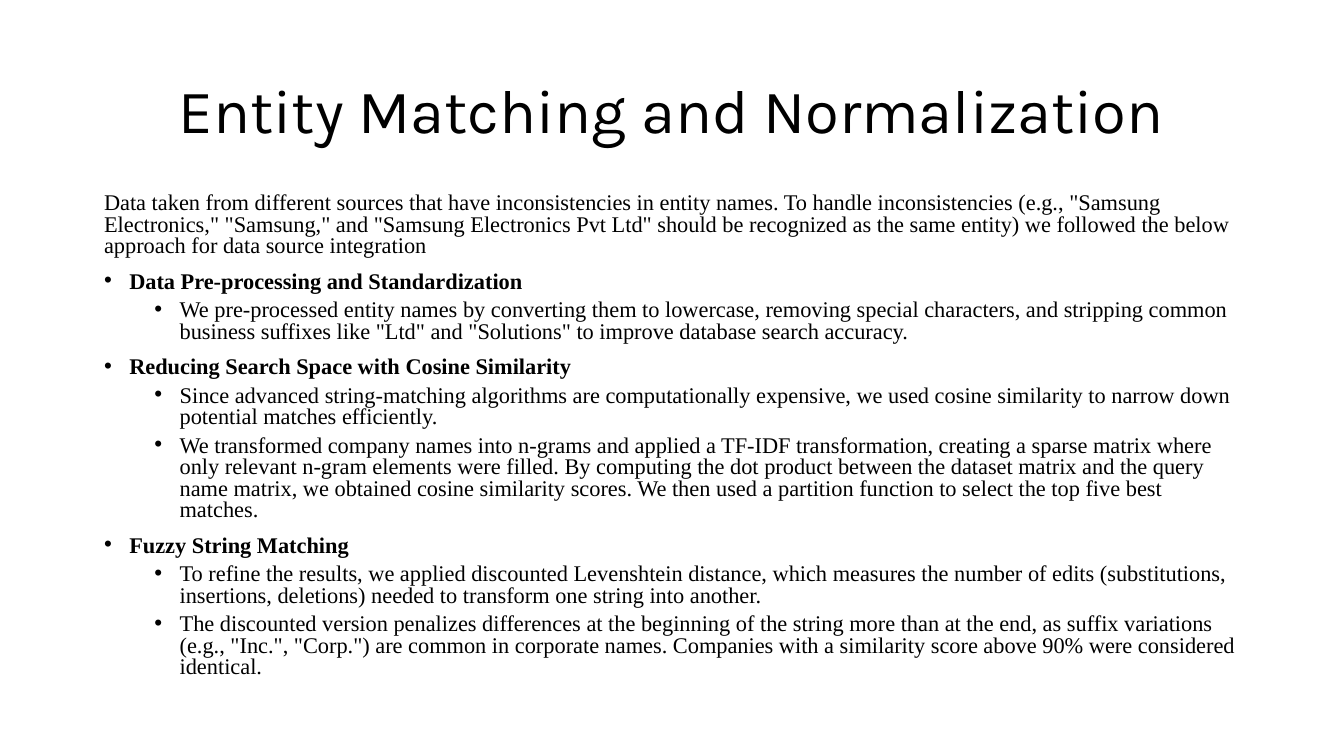
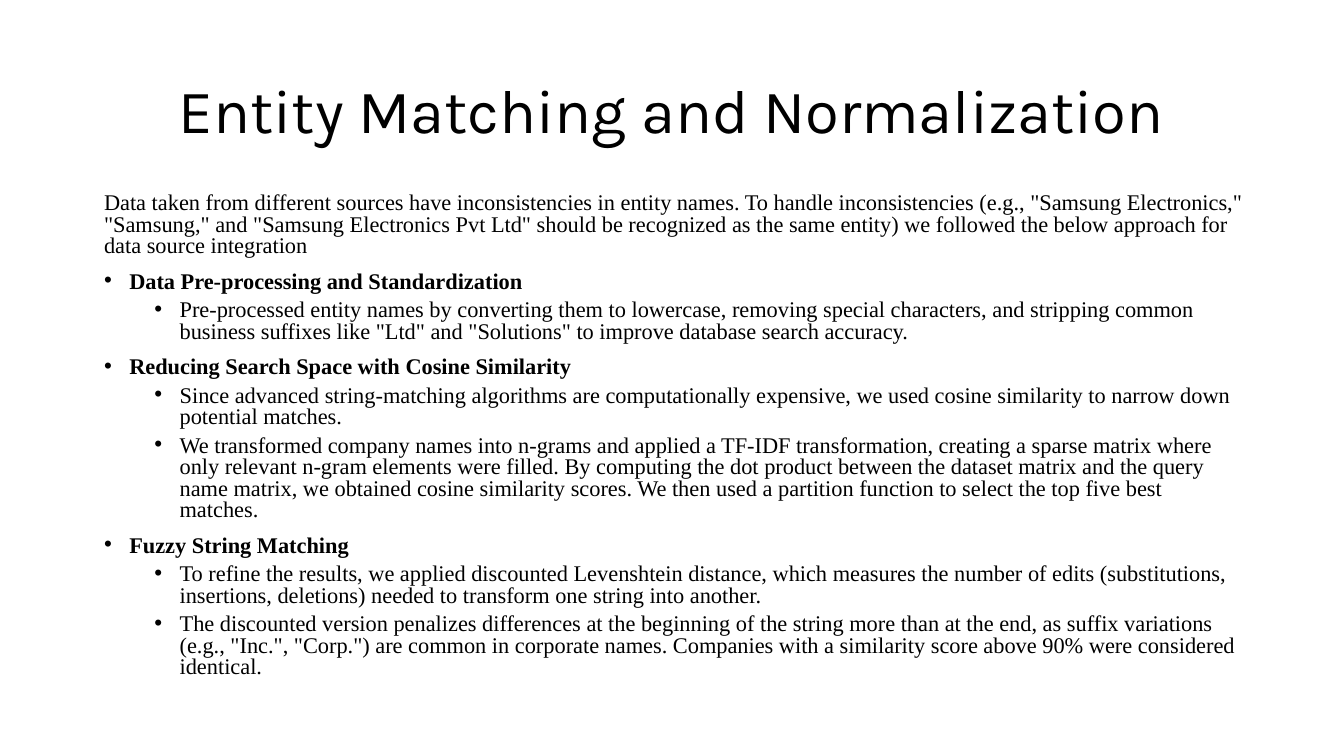
Before and after one commit to ewfx/aidel-load-runners, a slide deck: slide 8 of artifacts/demo/RiskAnalysis.pptx. Drawn at 1344x756 pixels with LibreOffice and Linux fonts; fonts in the diff are those of the drawing. Boxes give left, top, right and bottom in pixels: in the first picture for what was removed or moved away, otherwise in the second. Text is boxed around its words. In the diff, an @@ line names an element or a change of style, - is before the commit and + after.

```diff
--- a/artifacts/demo/RiskAnalysis.pptx
+++ b/artifacts/demo/RiskAnalysis.pptx
@@ text at (104, 194, 1242, 258): text changed @@
-Data taken from different sources that have inconsistencies in entity names. To handle inconsistencies (e.g., "Samsung Electronics," "Samsung," and "Samsung Electronics Pvt Ltd" should be recognized as the same entity) we followed the below approach for data source integration
+Data taken from different sources have inconsistencies in entity names. To handle inconsistencies (e.g., "Samsung Electronics," "Samsung," and "Samsung Electronics Pvt Ltd" should be recognized as the same entity) we followed the below approach for data source integration
@@ text at (180, 301, 1193, 344): text changed @@
-  • We pre-processed entity names by converting them to lowercase, removing special characters, and stripping common business suffixes like "Ltd" and "Solutions" to improve database search accuracy.
+  • Pre-processed entity names by converting them to lowercase, removing special characters, and stripping common business suffixes like "Ltd" and "Solutions" to improve database search accuracy.
@@ text at (180, 387, 1230, 429): text changed @@
-  • Since advanced string-matching algorithms are computationally expensive, we used cosine similarity to narrow down potential matches efficiently.
+  • Since advanced string-matching algorithms are computationally expensive, we used cosine similarity to narrow down potential matches.
```
Also in this commit, not shown: 4 other slides changed, 1 other file.
